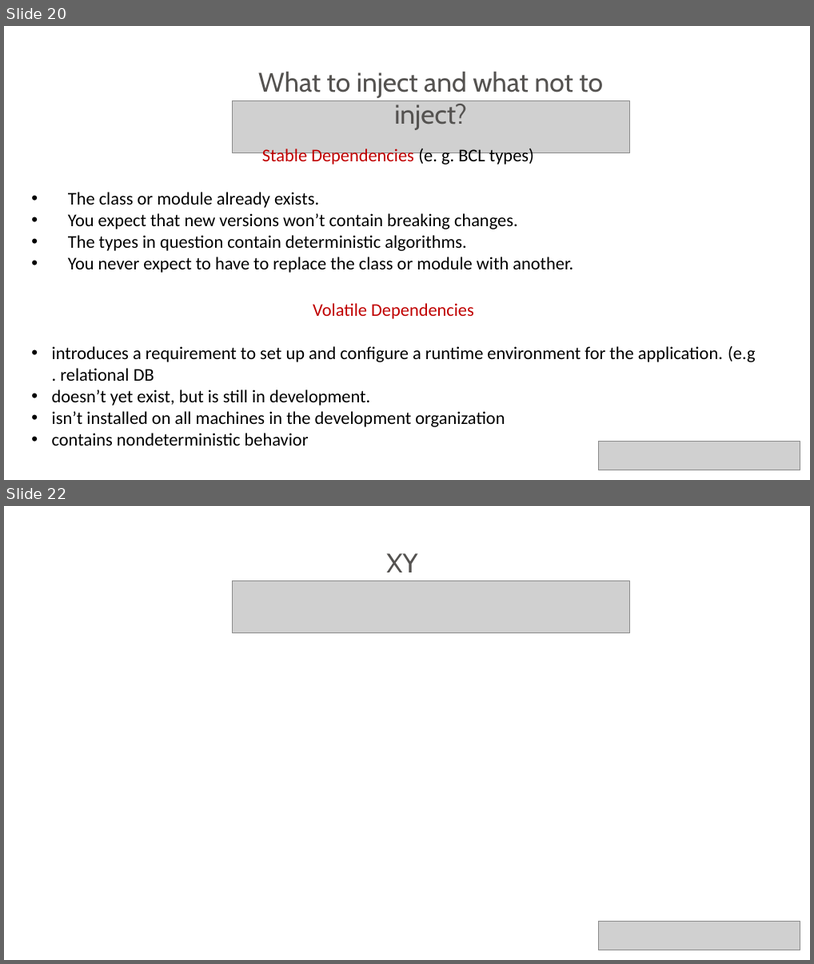
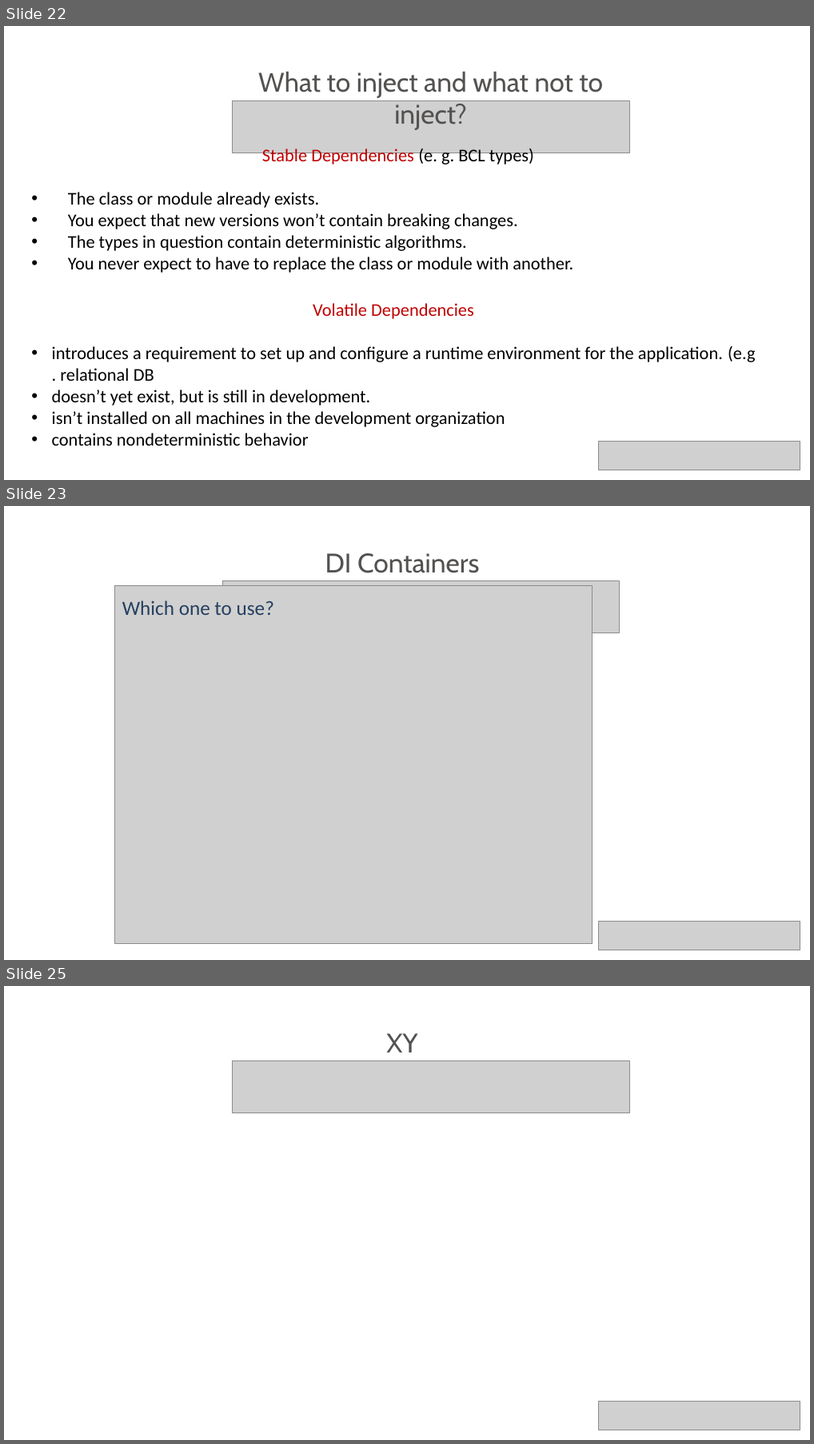
Before and after one commit to neman/DI-Course, a slide deck: DI Course.pptx. Shown one above the other, each under a label of ours: slides 20 and 22 before the commit, slides 22, 23 and 25 after it; the slides between them are not shown. The pictures are 814x964 and 814x1444 pixels, drawn with LibreOffice and Linux fonts; fonts in the diff are those of the drawing; grey boxes stand for pictures; background and template pictures are left out. Boxes give left, top, right and bottom in pixels: in the first picture for what was removed or moved away, otherwise in the second. Text is boxed around its words. In the diff, an @@ line names an element or a change of style, - is before the commit and + after.

Commit message:
added DI Containers slides

```diff
--- a/DI Course.pptx
+++ b/DI Course.pptx
@@ slide 23 added at (x1=4, y1=506, x2=810, y2=960), background picture (left out) @@
@@ text added at (x1=326, y1=553, x2=479, y2=573), 48 pt, text #545250 @@
+DI Containers
@@ picture added at (x1=115, y1=585, x2=592, y2=943) @@
@@ text added at (x1=122, y1=600, x2=274, y2=615), 36 pt, text #254061 @@
+Which one to use?
@@ picture added at (x1=222, y1=580, x2=619, y2=632) @@
@@ picture added at (x1=598, y1=921, x2=800, y2=949) @@
@@ what was slide 20 is now slide 22 @@
@@ what was slide 22 is now slide 25 @@
```
Also in this commit, not shown: 1 slide changed, 2 other slides added, 1 other file.
